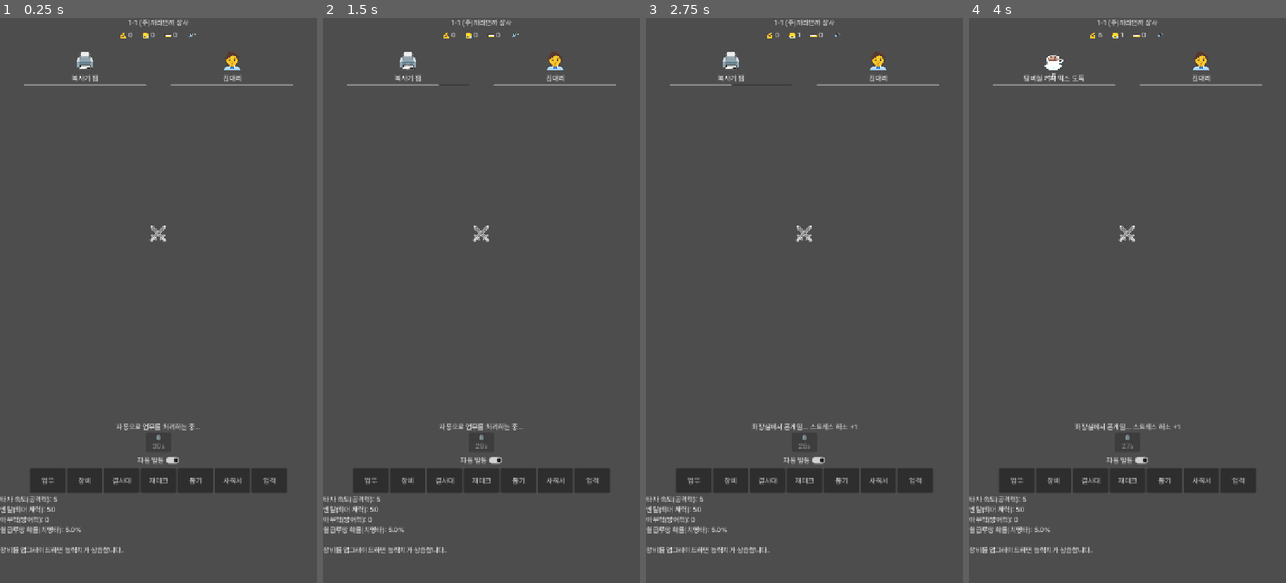
Above: before the commit, frames 1-4 (left to right).
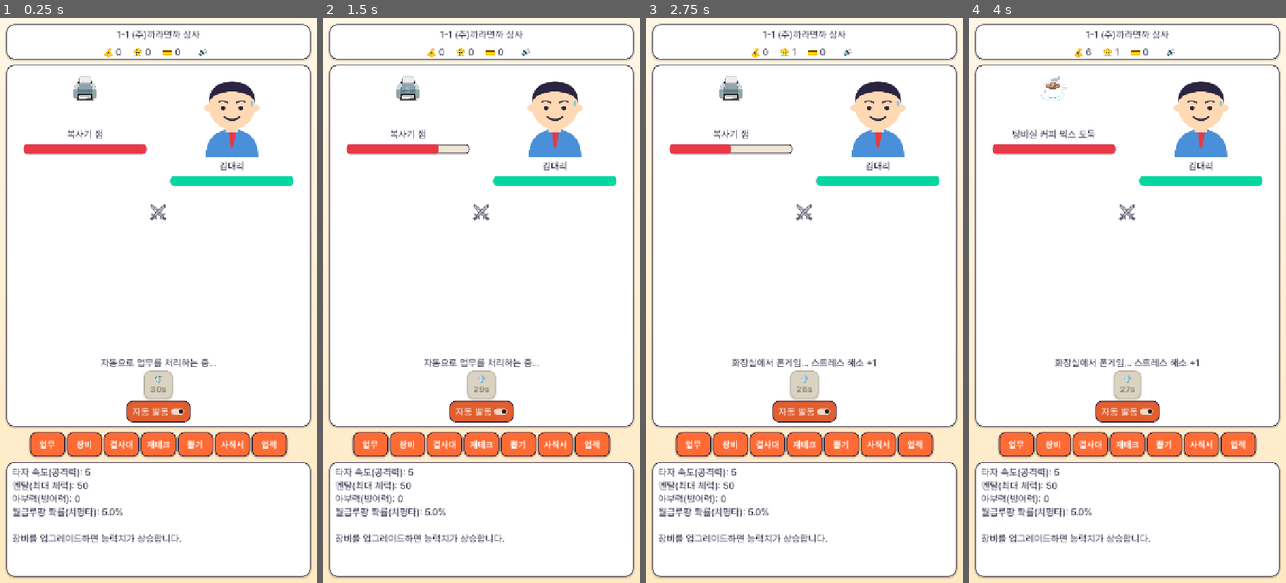
Above: after the commit, the same moments.

Repository: InjunKang/resignation-clicker
Game: Godot game, scene res://scenes/Main.tscn
The game is run twice, just before and just after one commit, with the same random seed, the same clock (stepped at 60 frames per second) and the same inputs.
Inputs (mouse positions are in pixels of both pictures, inside the frame that each line leads up to; where the layout moved, square brackets give the same spot in the first picture):
- Up to frame 1 (0.25 s): no input
- Up to frame 2 (1.5 s): click "🔊" at 0.5 s; click "🔇" at 1.25 s
- Up to frame 3 (2.75 s): click (804, 210) [804, 232] at 2 s
- Up to frame 4 (4 s): click "🔊" at 2.75 s; click "🔇" at 3.5 s

The runs differ from the first frame. In frame 1, 99% of the frame differs, in the area x 0-100%, y 0-100%; in frame 2, 99%; in frame 3, 99%; in frame 4, 99%.

Commit message:
Visual overhaul: comic-office theme, custom character art, bigger text
Full rework in response to "graphics look cheap, make it good" feedback.

- New UiTheme.gd builds a project-wide Theme (bright cream/orange/mint
  comic-office palette): rounded card-style panels with navy borders +
  drop shadows, styled buttons (rounded, colored, pressed-offset), red/
  green HP bars instead of default gray. Applied as Main's `theme` so it
  cascades to every Control; also carries the Pretendard+NotoEmoji
  fallback wiring that used to live in main.gd.
- Global default font size raised 16px -> 22px; added Pretendard-Bold
  for headers/buttons; a few explicit 12px overrides bumped to 16px+.
- Cream-to-peach gradient background (GradientTexture2D) behind
  everything, replacing the flat gray.
- Hand-drawn flat-vector SVG character art (assets/art/) for 김대리 and
  the 3 bosses, replacing the emoji portraits for these four — minor
  mobs/currency icons keep their emoji (low visual weight, not worth
  the art budget). BattleView swaps between the mob-emoji Label and a
  boss TextureRect depending on encounter type.
- Rows with fixed-width labels + inline buttons (equipment/invest/
  prestige/achievement panels) restructured to stack label-then-buttons
  vertically so longer Korean text at the bigger font size doesn't
  overflow; gacha/prestige panels wrapped in ScrollContainer.

Found and fixed a real layout bug during verification: PanelContainer
and Panel are separate theme lookup types in Godot 4, so the panel
stylebox wasn't applying to the card containers (showed as a dull
gray-brown box) until both types were set. Also found the enemy name/
HP-bar/timer stack visually overlapping in boss fights once the bigger
portrait pushed the VBox taller — fixed with explicit per-row minimum
heights and container separation.

Verified via headless run/export and repeated Playwright passes across
all 7 tabs plus a boss encounter (confirmed boss portrait art renders
and the overlap fix holds): 0 console errors throughout.

Co-Authored-By: Claude Sonnet 5 <noreply@anthropic.com>

Diff:
--- /dev/null
+++ b/assets/art/boss_1.svg
@@ -0,0 +1,14 @@
+<svg xmlns="http://www.w3.org/2000/svg" viewBox="0 0 200 200">
+  <path d="M 40 200 Q 40 140 100 135 Q 160 140 160 200 Z" fill="#1B2A4A"/>
+  <path d="M 92 140 L 108 140 L 104 172 L 100 182 L 96 172 Z" fill="#FFD23F"/>
+  <rect x="85" y="118" width="30" height="25" fill="#FFD9B3"/>
+  <circle cx="100" cy="85" r="52" fill="#FFD9B3"/>
+  <path d="M 46 82 Q 42 25 100 24 Q 158 25 154 82 Q 150 45 100 42 Q 50 45 46 82 Z" fill="#1B1B1B"/>
+  <circle cx="46" cy="88" r="8" fill="#FFD9B3"/>
+  <circle cx="154" cy="88" r="8" fill="#FFD9B3"/>
+  <rect x="66" y="78" width="34" height="18" rx="8" fill="#1B1B1B"/>
+  <rect x="100" y="78" width="34" height="18" rx="8" fill="#1B1B1B"/>
+  <rect x="96" y="84" width="8" height="4" fill="#1B1B1B"/>
+  <path d="M 84 112 Q 100 118 116 108" stroke="#2B2440" stroke-width="4" fill="none" stroke-linecap="round"/>
+  <circle cx="130" cy="150" r="8" fill="#FFD23F" stroke="#2B2440" stroke-width="2"/>
+</svg>
--- /dev/null
+++ b/assets/art/boss_2.svg
@@ -0,0 +1,17 @@
+<svg xmlns="http://www.w3.org/2000/svg" viewBox="0 0 200 200">
+  <path d="M 40 200 Q 40 140 100 135 Q 160 140 160 200 Z" fill="#8A9A5B"/>
+  <rect x="85" y="118" width="30" height="25" fill="#FFD9B3"/>
+  <circle cx="100" cy="85" r="52" fill="#FFD9B3"/>
+  <path d="M 48 90 Q 44 55 60 40 Q 55 60 52 90 Z" fill="#B7B7B7"/>
+  <path d="M 152 90 Q 156 55 140 40 Q 145 60 148 90 Z" fill="#B7B7B7"/>
+  <circle cx="46" cy="88" r="8" fill="#FFD9B3"/>
+  <circle cx="154" cy="88" r="8" fill="#FFD9B3"/>
+  <circle cx="80" cy="88" r="5" fill="#2B2440"/>
+  <circle cx="120" cy="88" r="5" fill="#2B2440"/>
+  <path d="M 78 104 Q 100 96 122 104 Q 112 110 100 106 Q 88 110 78 104 Z" fill="#6B4A2E"/>
+  <path d="M 88 116 L 112 116" stroke="#2B2440" stroke-width="4" stroke-linecap="round"/>
+  <rect x="150" y="130" width="26" height="24" rx="4" fill="#6B4A2E"/>
+  <path d="M 176 134 Q 188 134 188 144 Q 188 152 176 150" stroke="#6B4A2E" stroke-width="4" fill="none"/>
+  <path d="M 156 122 Q 158 116 156 110" stroke="#B7B7B7" stroke-width="3" fill="none" stroke-linecap="round"/>
+  <path d="M 166 122 Q 168 116 166 110" stroke="#B7B7B7" stroke-width="3" fill="none" stroke-linecap="round"/>
+</svg>
--- /dev/null
+++ b/assets/art/boss_3.svg
@@ -0,0 +1,14 @@
+<svg xmlns="http://www.w3.org/2000/svg" viewBox="0 0 200 200">
+  <path d="M 40 200 Q 40 140 100 135 Q 160 140 160 200 Z" fill="#7B4FA0"/>
+  <rect x="85" y="118" width="30" height="25" fill="#FFD9B3"/>
+  <circle cx="100" cy="85" r="52" fill="#FFD9B3"/>
+  <path d="M 48 78 L 55 30 L 68 60 L 80 22 L 95 55 L 105 20 L 120 55 L 132 24 L 145 58 L 152 78 Q 100 40 48 78 Z" fill="#2B2440"/>
+  <path d="M 60 40 L 68 60 L 75 35 Z" fill="#2EC4B6"/>
+  <circle cx="46" cy="88" r="8" fill="#FFD9B3"/>
+  <circle cx="154" cy="88" r="8" fill="#FFD9B3"/>
+  <rect x="66" y="78" width="34" height="18" rx="9" fill="#2EC4B6"/>
+  <rect x="100" y="78" width="34" height="18" rx="9" fill="#2EC4B6"/>
+  <rect x="96" y="84" width="8" height="4" fill="#1B1B1B"/>
+  <path d="M 82 110 Q 100 120 118 108" stroke="#2B2440" stroke-width="4" fill="none" stroke-linecap="round"/>
+  <circle cx="154" cy="98" r="4" fill="#FFD23F"/>
+</svg>
--- /dev/null
+++ b/assets/art/player.svg
@@ -0,0 +1,15 @@
+<svg xmlns="http://www.w3.org/2000/svg" viewBox="0 0 200 200">
+  <path d="M 40 200 Q 40 140 100 135 Q 160 140 160 200 Z" fill="#4A90D9"/>
+  <path d="M 92 140 L 108 140 L 104 172 L 100 182 L 96 172 Z" fill="#E63946"/>
+  <rect x="85" y="118" width="30" height="25" fill="#FFD9B3"/>
+  <circle cx="100" cy="85" r="52" fill="#FFD9B3"/>
+  <path d="M 48 80 Q 45 30 100 28 Q 155 30 152 80 Q 152 55 100 50 Q 48 55 48 80 Z" fill="#2B2440"/>
+  <circle cx="46" cy="88" r="8" fill="#FFD9B3"/>
+  <circle cx="154" cy="88" r="8" fill="#FFD9B3"/>
+  <circle cx="80" cy="88" r="5" fill="#2B2440"/>
+  <circle cx="120" cy="88" r="5" fill="#2B2440"/>
+  <path d="M 70 74 Q 80 70 90 76" stroke="#2B2440" stroke-width="3" fill="none" stroke-linecap="round"/>
+  <path d="M 110 76 Q 120 70 130 74" stroke="#2B2440" stroke-width="3" fill="none" stroke-linecap="round"/>
+  <path d="M 82 108 Q 100 122 118 108" stroke="#2B2440" stroke-width="4" fill="none" stroke-linecap="round"/>
+  <path d="M 145 70 Q 150 78 145 86 Q 140 78 145 70 Z" fill="#7EC8E3"/>
+</svg>
--- a/scripts/battle_view.gd
+++ b/scripts/battle_view.gd
@@ -27,17 +27,19 @@
 var enemy_name_label: Label
 var enemy_hp_bar: ProgressBar
 var enemy_icon_label: Label
+var boss_portrait: TextureRect
 var player_hp_bar: ProgressBar
-var player_icon_label: Label
+var player_portrait: TextureRect
 var boss_timer_label: Label
 var log_label: Label
 var auto_toggle: CheckButton
 var battle_area: Control
 var enemy_box: VBoxContainer
 var player_box: VBoxContainer
+var enemy_portrait_stack: Control
 
 func _ready() -> void:
-	custom_minimum_size = Vector2(0, 360)
+	custom_minimum_size = Vector2(0, 420)
 	for s in GameData.SKILLS:
 		_skills.append({"data": s, "cd": 0.0, "active": 0.0, "button": null})
 	_build_ui()
@@ -61,23 +63,41 @@
 
 	enemy_box = VBoxContainer.new()
 	enemy_box.custom_minimum_size = Vector2(280, 0)
+	enemy_box.add_theme_constant_override("separation", 6)
 	hbox.add_child(enemy_box)
 
+	enemy_portrait_stack = Control.new()
+	enemy_portrait_stack.custom_minimum_size = Vector2(0, 128)
+	enemy_box.add_child(enemy_portrait_stack)
+
 	enemy_icon_label = Label.new()
-	enemy_icon_label.add_theme_font_size_override("font_size", 48)
+	enemy_icon_label.add_theme_font_size_override("font_size", 64)
 	enemy_icon_label.horizontal_alignment = HORIZONTAL_ALIGNMENT_CENTER
-	enemy_box.add_child(enemy_icon_label)
+	enemy_icon_label.set_anchors_and_offsets_preset(Control.PRESET_FULL_RECT)
+	enemy_portrait_stack.add_child(enemy_icon_label)
+
+	boss_portrait = TextureRect.new()
+	boss_portrait.custom_minimum_size = Vector2(128, 128)
+	boss_portrait.stretch_mode = TextureRect.STRETCH_KEEP_ASPECT_CENTERED
+	boss_portrait.set_anchors_and_offsets_preset(Control.PRESET_FULL_RECT)
+	boss_portrait.visible = false
+	enemy_portrait_stack.add_child(boss_portrait)
 
 	enemy_name_label = Label.new()
 	enemy_name_label.horizontal_alignment = HORIZONTAL_ALIGNMENT_CENTER
+	enemy_name_label.autowrap_mode = TextServer.AUTOWRAP_WORD
+	enemy_name_label.custom_minimum_size = Vector2(0, 30)
 	enemy_box.add_child(enemy_name_label)
 
 	enemy_hp_bar = ProgressBar.new()
 	enemy_hp_bar.show_percentage = false
+	enemy_hp_bar.custom_minimum_size = Vector2(0, 22)
+	enemy_hp_bar.add_theme_stylebox_override("fill", UiTheme.make_fill_style(UiTheme.COLOR_RED))
 	enemy_box.add_child(enemy_hp_bar)
 
 	boss_timer_label = Label.new()
 	boss_timer_label.horizontal_alignment = HORIZONTAL_ALIGNMENT_CENTER
+	boss_timer_label.custom_minimum_size = Vector2(0, 26)
 	boss_timer_label.visible = false
 	enemy_box.add_child(boss_timer_label)
 
@@ -88,21 +108,25 @@
 
 	player_box = VBoxContainer.new()
 	player_box.custom_minimum_size = Vector2(280, 0)
+	player_box.add_theme_constant_override("separation", 6)
 	hbox.add_child(player_box)
 
-	player_icon_label = Label.new()
-	player_icon_label.text = "🧑‍💼"
-	player_icon_label.add_theme_font_size_override("font_size", 48)
-	player_icon_label.horizontal_alignment = HORIZONTAL_ALIGNMENT_CENTER
-	player_box.add_child(player_icon_label)
+	player_portrait = TextureRect.new()
+	player_portrait.texture = load("res://assets/art/player.svg")
+	player_portrait.custom_minimum_size = Vector2(0, 128)
+	player_portrait.stretch_mode = TextureRect.STRETCH_KEEP_ASPECT_CENTERED
+	player_box.add_child(player_portrait)
 
 	var player_name_label := Label.new()
 	player_name_label.text = "김대리"
 	player_name_label.horizontal_alignment = HORIZONTAL_ALIGNMENT_CENTER
+	player_name_label.custom_minimum_size = Vector2(0, 30)
 	player_box.add_child(player_name_label)
 
 	player_hp_bar = ProgressBar.new()
 	player_hp_bar.show_percentage = false
+	player_hp_bar.custom_minimum_size = Vector2(0, 22)
+	player_hp_bar.add_theme_stylebox_override("fill", UiTheme.make_fill_style(UiTheme.COLOR_GREEN))
 	player_box.add_child(player_hp_bar)
 
 	var tap_button := Button.new()
@@ -168,6 +192,8 @@
 func _spawn_mob() -> void:
 	is_boss = false
 	boss_timer_label.visible = false
+	enemy_icon_label.visible = true
+	boss_portrait.visible = false
 	var company: Dictionary = GameData.get_company(GameState.stage_index)
 	var mobs: Array = company["mobs"]
 	var mob: Dictionary = mobs[GameState.mobs_defeated_in_stage % mobs.size()]
@@ -180,9 +206,13 @@
 func _spawn_boss() -> void:
 	is_boss = true
 	boss_timer_label.visible = true
+	enemy_icon_label.visible = false
+	boss_portrait.visible = true
 	_boss_attack_timer = 0.0
+	var company_index: int = GameData.get_company_index(GameState.stage_index)
 	var company: Dictionary = GameData.get_company(GameState.stage_index)
 	_boss_data = company["boss"]
+	boss_portrait.texture = load("res://assets/art/boss_%d.svg" % (company_index + 1))
 	enemy_name = _boss_data["name"]
 	enemy_icon = _boss_data["icon"]
 	enemy_max_hp = GameData.get_boss_hp(GameState.stage_index)
@@ -254,7 +284,7 @@
 	dmg += GameState.get_companion_dps() * ATTACK_ROLL_INTERVAL
 	enemy_hp -= dmg
 	_spawn_floating_number(enemy_box, "-%s" % Fmt.short(dmg), Color(1.0, 0.35, 0.35) if crit else Color(1, 1, 1))
-	_flash(enemy_icon_label)
+	_flash(enemy_portrait_stack)
 	_check_enemy_death()
 
 func _check_enemy_death() -> void:
@@ -293,7 +323,7 @@
 	var dmg: float = max(1.0, boss_atk - GameState.def)
 	player_hp = max(0.0, player_hp - dmg)
 	_spawn_floating_number(player_box, "-%s" % Fmt.short(dmg), Color(1.0, 0.6, 0.2))
-	_flash(player_icon_label)
+	_flash(player_portrait)
 
 func _on_boss_fail() -> void:
 	Sfx.play_boss_fail()
@@ -357,14 +387,14 @@
 			var dmg: float = enemy_max_hp * 0.10
 			enemy_hp -= dmg
 			_spawn_floating_number(enemy_box, "-%s" % Fmt.short(dmg), Color(1.0, 0.9, 0.3))
-			_flash(enemy_icon_label)
+			_flash(enemy_portrait_stack)
 			log_label.text = "네 탓이오! %s 탓이야!" % enemy_name
 			_check_enemy_death()
 		"chopper":
 			var dmg: float = enemy_max_hp * 0.20
 			enemy_hp -= dmg
 			_spawn_floating_number(enemy_box, "-%s" % Fmt.short(dmg), Color(1.0, 0.9, 0.3))
-			_flash(enemy_icon_label)
+			_flash(enemy_portrait_stack)
 			log_label.text = "전무님이 헬기 타고 등장! 대가리 박아!"
 			_check_enemy_death()
 		# "nep", "coffee"는 지속시간(active) 동안의 상태 플래그로만 동작 (즉발 효과 없음)
--- a/scripts/main.gd
+++ b/scripts/main.gd
@@ -1,31 +1,47 @@
 extends Control
 ## 루트 씬: 상단바 + 전투화면 + 탭메뉴 + 하단 패널 호스트를 조립한다.
+## "코믹 오피스" 테마(밝은 배경 + 카드형 패널)로 스타일링한다.
 
 var panel_host: Control
 var panels: Dictionary = {}
 
 func _ready() -> void:
-	_setup_emoji_fallback()
-
+	theme = UiTheme.build()
 	set_anchors_and_offsets_preset(Control.PRESET_FULL_RECT)
 
+	_build_background()
+
+	var margin := MarginContainer.new()
+	margin.set_anchors_and_offsets_preset(Control.PRESET_FULL_RECT)
+	margin.add_theme_constant_override("margin_left", 14)
+	margin.add_theme_constant_override("margin_right", 14)
+	margin.add_theme_constant_override("margin_top", 14)
+	margin.add_theme_constant_override("margin_bottom", 14)
+	add_child(margin)
+
 	var layout := VBoxContainer.new()
-	layout.set_anchors_and_offsets_preset(Control.PRESET_FULL_RECT)
-	add_child(layout)
+	layout.add_theme_constant_override("separation", 12)
+	margin.add_child(layout)
 
+	var top_card := PanelContainer.new()
+	layout.add_child(top_card)
 	var top_bar := TopBar.new()
-	layout.add_child(top_bar)
+	top_card.add_child(top_bar)
 
+	var battle_card := PanelContainer.new()
+	battle_card.size_flags_vertical = Control.SIZE_EXPAND_FILL
+	layout.add_child(battle_card)
 	var battle_view := BattleView.new()
-	battle_view.size_flags_vertical = Control.SIZE_EXPAND_FILL
-	layout.add_child(battle_view)
+	battle_card.add_child(battle_view)
 
 	var tab_menu := TabMenu.new()
 	layout.add_child(tab_menu)
 
+	var panel_card := PanelContainer.new()
+	panel_card.custom_minimum_size = Vector2(0, 260)
+	layout.add_child(panel_card)
 	panel_host = Control.new()
-	panel_host.custom_minimum_size = Vector2(0, 200)
-	layout.add_child(panel_host)
+	panel_card.add_child(panel_host)
 
 	panels["stats"] = StatsPanel.new()
 	panels["equipment"] = EquipmentPanel.new()
@@ -44,14 +60,23 @@
 
 	tab_menu.tab_selected.connect(_on_tab_selected)
 
+func _build_background() -> void:
+	var gradient := Gradient.new()
+	gradient.set_color(0, UiTheme.COLOR_BG_TOP)
+	gradient.set_color(1, UiTheme.COLOR_BG_BOTTOM)
+	var gradient_texture := GradientTexture2D.new()
+	gradient_texture.gradient = gradient
+	gradient_texture.fill_from = Vector2(0, 0)
+	gradient_texture.fill_to = Vector2(0, 1)
+	gradient_texture.width = 8
+	gradient_texture.height = 256
+
+	var bg := TextureRect.new()
+	bg.texture = gradient_texture
+	bg.stretch_mode = TextureRect.STRETCH_SCALE
+	bg.set_anchors_and_offsets_preset(Control.PRESET_FULL_RECT)
+	add_child(bg)
+
 func _on_tab_selected(id: String) -> void:
 	for key in panels.keys():
 		panels[key].visible = (key == id)
-
-## 프로젝트 기본 폰트(한글용 Pretendard)는 이모지 글리프가 없으므로,
-## 흑백 이모지 폰트(Noto Emoji)를 fallback으로 붙여 🔒💰 등이 깨지지 않게 한다.
-func _setup_emoji_fallback() -> void:
-	var base_font := load("res://assets/fonts/Pretendard-Regular.otf") as FontFile
-	var emoji_font := load("res://assets/fonts/NotoEmoji.ttf") as FontFile
-	if base_font and emoji_font and base_font.fallbacks.is_empty():
-		base_font.fallbacks = [emoji_font]
--- a/scripts/ui/panels/achievement_panel.gd
+++ b/scripts/ui/panels/achievement_panel.gd
@@ -11,14 +11,14 @@
 
 	var vbox := VBoxContainer.new()
 	vbox.size_flags_horizontal = Control.SIZE_EXPAND_FILL
+	vbox.add_theme_constant_override("separation", 10)
 	scroll.add_child(vbox)
 
 	for a in GameData.ACHIEVEMENTS:
-		var row := HBoxContainer.new()
+		var row := VBoxContainer.new()
 		vbox.add_child(row)
 
 		var lbl := Label.new()
-		lbl.custom_minimum_size = Vector2(420, 0)
 		lbl.autowrap_mode = TextServer.AUTOWRAP_WORD
 		row.add_child(lbl)
 
--- a/scripts/ui/panels/equipment_panel.gd
+++ b/scripts/ui/panels/equipment_panel.gd
@@ -12,6 +12,7 @@
 
 	var vbox := VBoxContainer.new()
 	vbox.size_flags_horizontal = Control.SIZE_EXPAND_FILL
+	vbox.add_theme_constant_override("separation", 10)
 	scroll.add_child(vbox)
 
 	upgrade_all_btn = Button.new()
@@ -20,22 +21,26 @@
 	vbox.add_child(upgrade_all_btn)
 
 	for slot in GameData.EQUIPMENT.keys():
-		var row := HBoxContainer.new()
+		var row := VBoxContainer.new()
 		vbox.add_child(row)
 
 		var name_label := Label.new()
-		name_label.custom_minimum_size = Vector2(300, 0)
+		name_label.autowrap_mode = TextServer.AUTOWRAP_WORD
 		row.add_child(name_label)
+
+		var btn_row := HBoxContainer.new()
+		row.add_child(btn_row)
 
 		var upgrade_btn := Button.new()
 		upgrade_btn.text = "업그레이드"
+		upgrade_btn.size_flags_horizontal = Control.SIZE_EXPAND_FILL
 		upgrade_btn.pressed.connect(_on_upgrade_pressed.bind(slot))
-		row.add_child(upgrade_btn)
+		btn_row.add_child(upgrade_btn)
 
 		var max_btn := Button.new()
 		max_btn.text = "MAX"
 		max_btn.pressed.connect(_on_upgrade_max_pressed.bind(slot))
-		row.add_child(max_btn)
+		btn_row.add_child(max_btn)
 
 		rows[slot] = {"name_label": name_label, "button": upgrade_btn, "max_button": max_btn}
 
--- a/scripts/ui/panels/gacha_panel.gd
+++ b/scripts/ui/panels/gacha_panel.gd
@@ -7,9 +7,14 @@
 var pity_label: Label
 
 func _ready() -> void:
+	var scroll := ScrollContainer.new()
+	scroll.set_anchors_and_offsets_preset(Control.PRESET_FULL_RECT)
+	add_child(scroll)
+
 	var vbox := VBoxContainer.new()
-	vbox.set_anchors_and_offsets_preset(Control.PRESET_FULL_RECT)
-	add_child(vbox)
+	vbox.size_flags_horizontal = Control.SIZE_EXPAND_FILL
+	vbox.add_theme_constant_override("separation", 10)
+	scroll.add_child(vbox)
 
 	var desc := Label.new()
 	desc.text = "법인카드로 장비 슬롯 1개를 무작위로 강화합니다."
@@ -27,7 +32,8 @@
 
 	pity_label = Label.new()
 	pity_label.horizontal_alignment = HORIZONTAL_ALIGNMENT_CENTER
-	pity_label.add_theme_font_size_override("font_size", 12)
+	pity_label.autowrap_mode = TextServer.AUTOWRAP_WORD
+	pity_label.add_theme_font_size_override("font_size", 16)
 	vbox.add_child(pity_label)
 
 	GameState.currency_changed.connect(_refresh)
@@ -41,7 +47,7 @@
 		var levels: int = res["levels"]
 		result_label.text = "[%s] %s +%d Lv! 🎉" % [res["rarity"], slot_label, levels]
 		result_label.add_theme_color_override("font_color", GameData.get_gacha_rarity_color(levels))
-		result_label.add_theme_font_size_override("font_size", 20 if levels >= GameData.GACHA_MAX_LEVELS else 16)
+		result_label.add_theme_font_size_override("font_size", 26 if levels >= GameData.GACHA_MAX_LEVELS else 20)
 		_pulse(result_label)
 	else:
 		result_label.text = "법인카드가 부족합니다."
--- a/scripts/ui/panels/invest_panel.gd
+++ b/scripts/ui/panels/invest_panel.gd
@@ -11,6 +11,7 @@
 
 	var vbox := VBoxContainer.new()
 	vbox.size_flags_horizontal = Control.SIZE_EXPAND_FILL
+	vbox.add_theme_constant_override("separation", 14)
 	scroll.add_child(vbox)
 
 	for s in GameData.STOCKS:
@@ -18,20 +19,22 @@
 		var block := VBoxContainer.new()
 		vbox.add_child(block)
 
+		var info_label := Label.new()
+		info_label.autowrap_mode = TextServer.AUTOWRAP_WORD
+		block.add_child(info_label)
+
 		var row := HBoxContainer.new()
 		block.add_child(row)
 
-		var info_label := Label.new()
-		info_label.custom_minimum_size = Vector2(380, 0)
-		row.add_child(info_label)
-
 		var buy_btn := Button.new()
 		buy_btn.text = "매수"
+		buy_btn.size_flags_horizontal = Control.SIZE_EXPAND_FILL
 		buy_btn.pressed.connect(func() -> void: _on_buy(id))
 		row.add_child(buy_btn)
 
 		var sell_btn := Button.new()
 		sell_btn.text = "매도"
+		sell_btn.size_flags_horizontal = Control.SIZE_EXPAND_FILL
 		sell_btn.pressed.connect(func() -> void: GameState.sell_stock(id))
 		row.add_child(sell_btn)
 
--- a/scripts/ui/panels/prestige_panel.gd
+++ b/scripts/ui/panels/prestige_panel.gd
@@ -8,9 +8,14 @@
 var rows: Dictionary = {}
 
 func _ready() -> void:
+	var scroll := ScrollContainer.new()
+	scroll.set_anchors_and_offsets_preset(Control.PRESET_FULL_RECT)
+	add_child(scroll)
+
 	var vbox := VBoxContainer.new()
-	vbox.set_anchors_and_offsets_preset(Control.PRESET_FULL_RECT)
-	add_child(vbox)
+	vbox.size_flags_horizontal = Control.SIZE_EXPAND_FILL
+	vbox.add_theme_constant_override("separation", 10)
+	scroll.add_child(vbox)
 
 	info_label = Label.new()
 	info_label.autowrap_mode = TextServer.AUTOWRAP_WORD
@@ -28,11 +33,11 @@
 
 	for i in GameData.PRESTIGE_UPGRADES.size():
 		var u: Dictionary = GameData.PRESTIGE_UPGRADES[i]
-		var row := HBoxContainer.new()
+		var row := VBoxContainer.new()
 		vbox.add_child(row)
 
 		var lbl := Label.new()
-		lbl.custom_minimum_size = Vector2(380, 0)
+		lbl.autowrap_mode = TextServer.AUTOWRAP_WORD
 		row.add_child(lbl)
 
 		var btn := Button.new()
--- /dev/null
+++ b/scripts/util/ui_theme.gd
@@ -0,0 +1,99 @@
+class_name UiTheme
+extends RefCounted
+## "코믹 오피스" 테마 빌더 — 밝고 채도 높은 카드형 UI. Main이 루트 Control의
+## `theme`로 설정해서 하위 모든 Control에 전파시킨다.
+
+const COLOR_TEXT := Color("#2B2440")
+const COLOR_ORANGE := Color("#FF6B35")
+const COLOR_MINT := Color("#2EC4B6")
+const COLOR_YELLOW := Color("#FFD23F")
+const COLOR_RED := Color("#E63946")
+const COLOR_GREEN := Color("#06D6A0")
+const COLOR_PANEL := Color("#FFFFFF")
+const COLOR_OUTLINE := Color("#2B2440")
+const COLOR_TRACK := Color("#EFE7D4")
+const COLOR_BG_TOP := Color("#FFF6E5")
+const COLOR_BG_BOTTOM := Color("#FFE9C2")
+
+const BASE_FONT_SIZE := 22
+const BUTTON_FONT_SIZE := 20
+
+static func build() -> Theme:
+	var theme := Theme.new()
+
+	var base_font: FontFile = load("res://assets/fonts/Pretendard-Regular.otf")
+	var bold_font: FontFile = load("res://assets/fonts/Pretendard-Bold.otf")
+	var emoji_font: FontFile = load("res://assets/fonts/NotoEmoji.ttf")
+	if base_font and emoji_font and base_font.fallbacks.is_empty():
+		base_font.fallbacks = [emoji_font]
+	if bold_font and emoji_font and bold_font.fallbacks.is_empty():
+		bold_font.fallbacks = [emoji_font]
+
+	theme.default_font = base_font
+	theme.default_font_size = BASE_FONT_SIZE
+	theme.set_type_variation("BoldLabel", "Label")
+	theme.set_font("font", "BoldLabel", bold_font)
+	theme.set_color("font_color", "Label", COLOR_TEXT)
+	theme.set_font_size("font_size", "Label", BASE_FONT_SIZE)
+
+	# --- Button ---
+	var btn_normal := _flat_style(COLOR_ORANGE, 14, 2)
+	var btn_hover := _flat_style(COLOR_ORANGE.lightened(0.12), 14, 2)
+	var btn_pressed := _flat_style(COLOR_ORANGE.darkened(0.12), 14, 2)
+	btn_pressed.content_margin_top += 2.0
+	btn_pressed.shadow_size = 0
+	var btn_disabled := _flat_style(Color("#DAD3C2"), 14, 2)
+	btn_disabled.border_color = Color("#B9B2A0")
+	theme.set_stylebox("normal", "Button", btn_normal)
+	theme.set_stylebox("hover", "Button", btn_hover)
+	theme.set_stylebox("pressed", "Button", btn_pressed)
+	theme.set_stylebox("focus", "Button", _flat_style(COLOR_ORANGE, 14, 2))
+	theme.set_stylebox("disabled", "Button", btn_disabled)
+	theme.set_font("font", "Button", bold_font)
+	theme.set_font_size("font_size", "Button", BUTTON_FONT_SIZE)
+	theme.set_color("font_color", "Button", Color.WHITE)
+	theme.set_color("font_hover_color", "Button", Color.WHITE)
+	theme.set_color("font_pressed_color", "Button", Color.WHITE)
+	theme.set_color("font_focus_color", "Button", Color.WHITE)
+	theme.set_color("font_disabled_color", "Button", Color("#8A8474"))
+
+	# --- Panel / PanelContainer (card containers, 서로 다른 테마 타입이라 둘 다 설정) ---
+	theme.set_stylebox("panel", "Panel", _flat_style(COLOR_PANEL, 18, 2))
+	theme.set_stylebox("panel", "PanelContainer", _flat_style(COLOR_PANEL, 18, 2))
+
+	# --- ProgressBar ---
+	var track := StyleBoxFlat.new()
+	track.bg_color = COLOR_TRACK
+	track.set_corner_radius_all(8)
+	track.set_border_width_all(2)
+	track.border_color = COLOR_OUTLINE
+	var fill := StyleBoxFlat.new()
+	fill.bg_color = COLOR_MINT
+	fill.set_corner_radius_all(8)
+	theme.set_stylebox("background", "ProgressBar", track)
+	theme.set_stylebox("fill", "ProgressBar", fill)
+	theme.set_font_size("font_size", "ProgressBar", 16)
+
+	return theme
+
+static func _flat_style(bg: Color, radius: int, border_width: int) -> StyleBoxFlat:
+	var sb := StyleBoxFlat.new()
+	sb.bg_color = bg
+	sb.set_corner_radius_all(radius)
+	sb.set_border_width_all(border_width)
+	sb.border_color = COLOR_OUTLINE
+	sb.content_margin_left = 14.0
+	sb.content_margin_right = 14.0
+	sb.content_margin_top = 10.0
+	sb.content_margin_bottom = 10.0
+	sb.shadow_size = 3
+	sb.shadow_color = Color(0.0, 0.0, 0.0, 0.15)
+	sb.shadow_offset = Vector2(0, 2)
+	return sb
+
+## 적/플레이어 HP 바 등, 개별 인스턴스에 색을 다르게 줄 때 사용.
+static func make_fill_style(color: Color) -> StyleBoxFlat:
+	var sb := StyleBoxFlat.new()
+	sb.bg_color = color
+	sb.set_corner_radius_all(8)
+	return sb
Not shown, added: assets/art/boss_1.svg.import
Not shown, added: assets/art/boss_2.svg.import
Not shown, added: assets/art/boss_3.svg.import
Not shown, added: assets/art/player.svg.import
Binary file added: assets/fonts/Pretendard-Bold.otf
Not shown, added: assets/fonts/Pretendard-Bold.otf.import
Not shown, added: scripts/util/ui_theme.gd.uid
